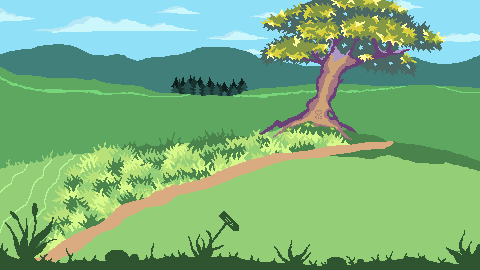
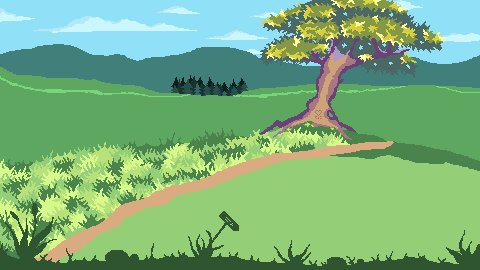
The second 480px x 270px image is a revision of the first. Changes to its layers:
painted on "way" over [0, 147, 92, 259]
